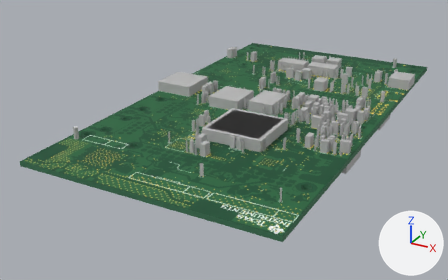
The glTF model public/prebuilt-ti-evms/sk-am62/minimal-board.glb, before and after one commit.
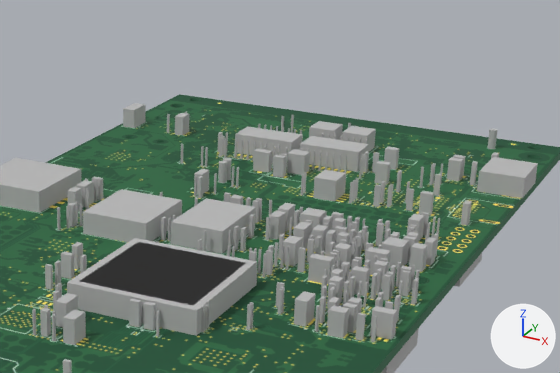
Old and new are each drawn whole from a camera (50 mm lens) standing at (52.0, -262.9, 80.6) and looking at (-48.1, -80.8, -10.4) and again close up on the part from 38% to 95% of the width and 0% to 61% of the height. The axes (+X, +Y, +Z) are drawn at lower right. The lights are the same throughout. The first two pictures are the older version. Vertices at exactly the same position are counted once.

Script lines for the objects in view, before the commit:
```python
me_j14 = bpy.data.meshes.new('J14')
me_j14.from_pydata(...)  # a box spanning x -1.27..1.27, y -2.54..2.54, z 0.0..3.81
me_j14.materials.append(mat_material_5)  # grey #bcbcbc
me_j20 = bpy.data.meshes.new('J20')
me_j20.from_pydata(...)  # a box spanning x -7.7..7.7, y -7.1..7.1, z -3.8..0.0
me_j20.materials.append(mat_material_5)  # grey #bcbcbc
me_j22 = bpy.data.meshes.new('J22')
me_j22.from_pydata(...)  # a box spanning x -2.54..2.54, y -6.6..6.6, z -3.81..0.0
me_j22.materials.append(mat_material_5)  # grey #bcbcbc
ob_j14 = bpy.data.objects.new('J14', me_j14)
ob_j14.location = (-78.7, -17.4, 0.8)
ob_j20 = bpy.data.objects.new('J20', me_j20)
ob_j20.location = (-4.6, -90.0, -0.8)
ob_j22 = bpy.data.objects.new('J22', me_j22)
ob_j22.location = (-0.1, -51.7, -0.8)
# also in view: 'J13' at (-0.1, -21.1, 2.7); 'Box0' at (-38.7, -68.7, 0.0); 'C154' at (-36.6, -30.9, 2.7); 'Q20' at (-2.2, -67.3, 2.7); 'U26' at (-20.3, -74.2, 2.7)
```
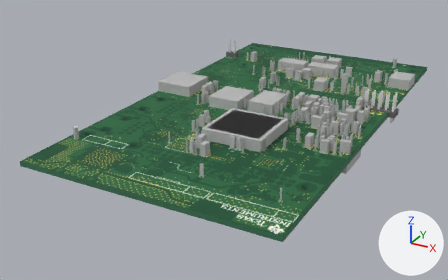
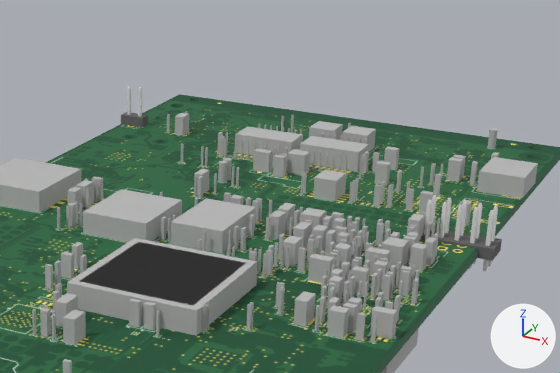
What differs and where, as boxes [x1, y1, x2, y2] in the close-ups (560 x 373 px):
'J22', reshaped (mostly hidden before)
    before: [454, 253, 482, 287]
    after: [421, 195, 502, 272]
'J14', reshaped, recoloured
    before: [123, 103, 146, 128]
    after: [121, 86, 148, 127]
'U12', unchanged, covered by the edit
    before: [104, 251, 221, 296]
    after: [106, 251, 218, 294]

The change, as a diff of the scene's bpy script:
```diff
--- a/public/prebuilt-ti-evms/sk-am62/minimal-board.glb.py
+++ b/public/prebuilt-ti-evms/sk-am62/minimal-board.glb.py
@@ mat_obj_material_0 @@
+mat_obj_material_0 = principled_material('OBJ_Material_0')
+mat_obj_material_0.base_color = (0.133, 0.133, 0.133)  # dark grey #666666
+mat_obj_material_0.metallic = 0.05
+mat_obj_material_0.roughness = 0.95
@@ mat_obj_material_1 @@
+mat_obj_material_1 = principled_material('OBJ_Material_1')
+mat_obj_material_1.base_color = (0.753, 0.753, 0.753)  # light grey #e1e1e1
+mat_obj_material_1.metallic = 0.05
+mat_obj_material_1.roughness = 0.95
@@ me_j22 @@
 # used by ob_j22; location = (-0.1, -51.7, -0.8)
-me_j22.from_pydata(...)  # 8 vertices, 12 faces; spans x -2.54..2.54, y -6.6..6.6, z -3.81..0.0
-me_j22.materials.append(mat_material_5)  # grey #bcbcbc
+me_j22.from_pydata(...)  # 276 vertices, 494 faces; spans x -6.35..6.35, y -2.54..2.54, z -2.5..8.0
+# me_j22 part 1: 8 vertices removed from x -2.54..2.54, y -6.6..6.6, z -3.81..0.0; 276 vertices added at x -6.35..6.35, y -2.54..2.54, z -2.5..8.0
+me_j22.materials.append(mat_obj_material_0)  # dark grey #666666
+me_j22.materials.append(mat_obj_material_1)  # light grey #e1e1e1
@@ me_j14 @@
 # used by ob_j14; location = (-78.7, -17.4, 0.8)
-me_j14.from_pydata(...)  # 8 vertices, 12 faces; spans x -1.27..1.27, y -2.54..2.54, z 0.0..3.81
-me_j14.materials.append(mat_material_5)  # grey #bcbcbc
+me_j14.from_pydata(...)  # 60 vertices, 102 faces; spans x -2.54..2.54, y -1.27..1.27, z -2.5..8.0
+# me_j14 part 2: the whole mesh is rebuilt
+me_j14.materials.append(mat_obj_material_0)  # dark grey #666666
+me_j14.materials.append(mat_obj_material_1)  # light grey #e1e1e1
```
